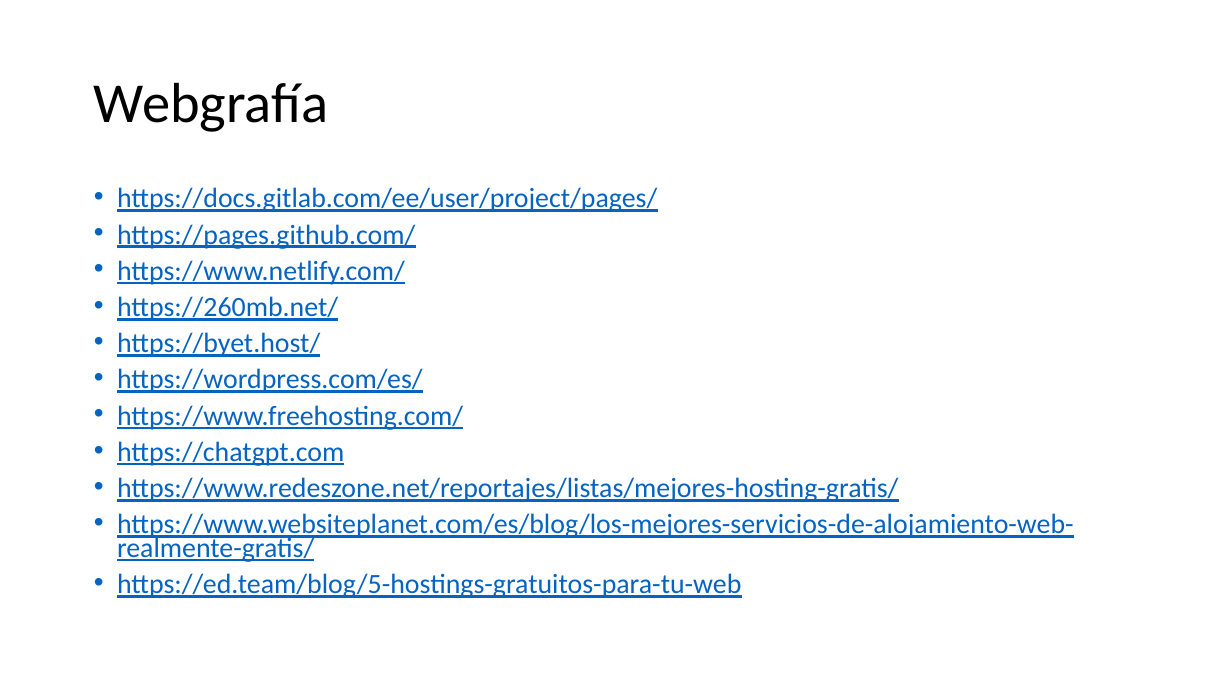
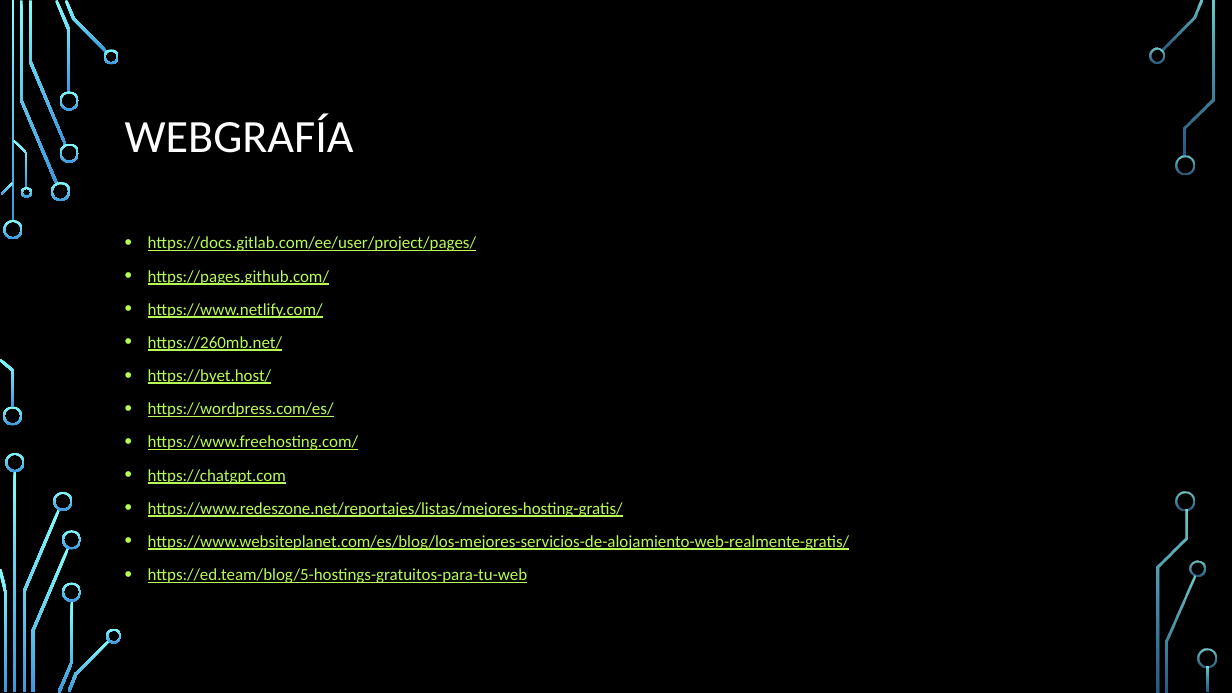
Before and after one commit to Sergioastur/Despliegue, a slide deck: slide 7 of Estudio sobre Alojamiento Web Gratuito para Despliegue de Aplicaciones/Estudio sobre Alojamiento Web Gratuito.pptx. Drawn at 1232x693 pixels with LibreOffice and Linux fonts; fonts in the diff are those of the drawing; background and template pictures are left out. Boxes give left, top, right and bottom in pixels: in the first picture for what was removed or moved away, otherwise in the second. Text is boxed around its words. In the diff, an @@ line names an element or a change of style, - is before the commit and + after.

```diff
--- a/Estudio sobre Alojamiento Web Gratuito para Despliegue de Aplicaciones/Estudio sobre Alojamiento Web Gratuito.pptx
+++ b/Estudio sobre Alojamiento Web Gratuito para Despliegue de Aplicaciones/Estudio sobre Alojamiento Web Gratuito.pptx
@@ background #FFFFFF to picture (left out) @@
@@ title at <box>125,113,354,153</box>: text changed; size 44 to 36 pt; text colour #000000 to #FFFFFF @@
-Webgrafía
+WEBGRAFÍA
@@ text "https://docs.gitlab.com/ee/user/project/pages/": place and size @@
-text "https://docs.gitlab.com/ee/user/project/pages/" at <box>117,187,1074,598</box>
+text "https://docs.gitlab.com/ee/user/project/pages/" at <box>148,236,850,583</box>
@@ text "https://docs.gitlab.com/ee/user/project/pages/" at <box>148,236,850,583</box>: size 21.7 to 13.2 pt, text colour #0563C1 to #B8FA56; line spacing 0.7 to 1 @@
@@ group added at <box>0,0,1217,693</box>: 33 freeform shapes, 3 rectangles @@
```
Also in this commit, not shown: 6 other slides changed.
